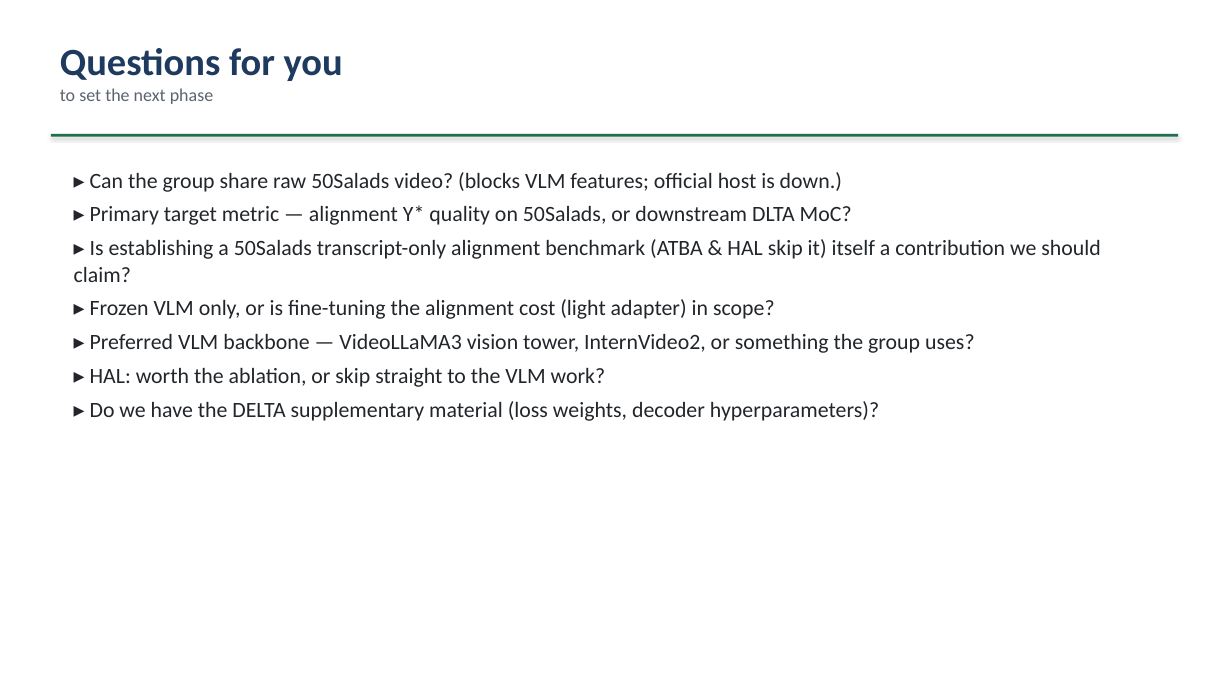
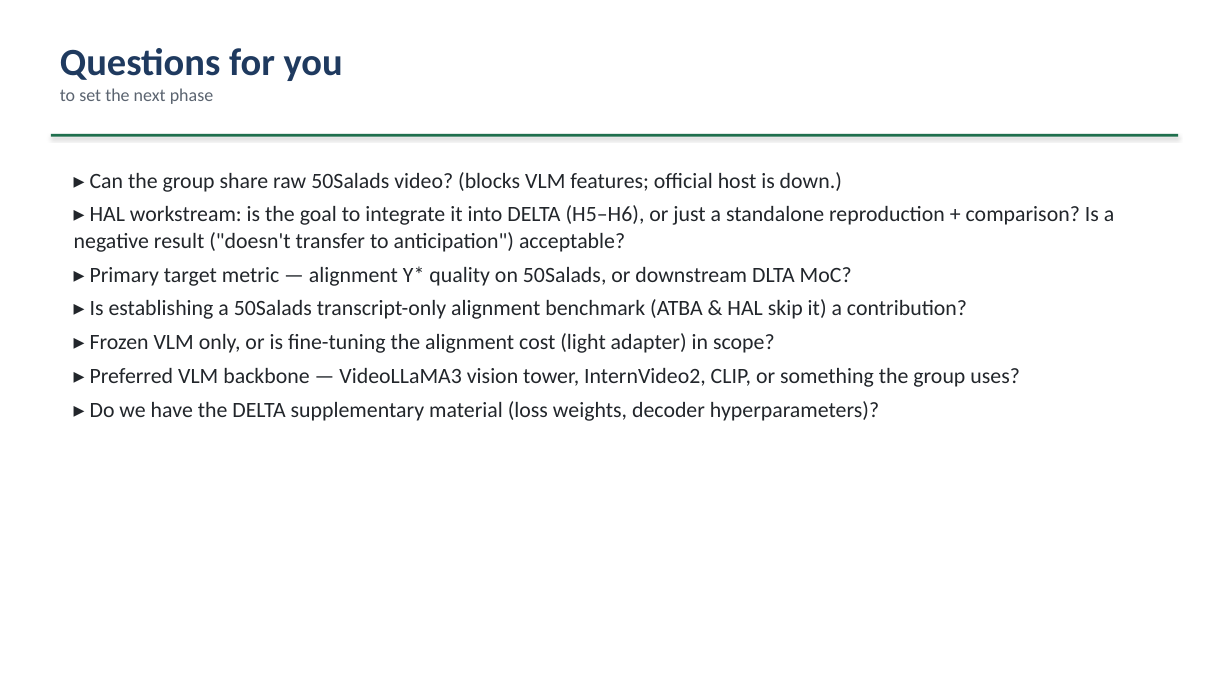
Before and after one commit to epayaslii/DELTA, a slide deck: slide 20 of slides/DELTA_progress_Mariella.pptx (slide 19 before the commit). Drawn at 1232x693 pixels with LibreOffice and Linux fonts; fonts in the diff are those of the drawing. Boxes give left, top, right and bottom in pixels: in the first picture for what was removed or moved away, otherwise in the second. Text is boxed around its words. In the diff, an @@ line names an element or a change of style, - is before the commit and + after.

Commit message:
Workstream split (Eliz->HAL, co-intern->CVA); adapt the deck
- docs/baselines-hal-cva.md: add the workstream split + Eliz's concrete HAL
  plan (H1-H7): reproduce ATBA/HAL on Breakfast, score pseudo-labels, get HAL
  running on 50Salads, port HAL into DELTA's --model_type atba, measure the
  effect on Obs%/Pred% MoC, ablate the 3 terms. Expected magnitude small; a
  clean negative is still a finding; diff_loss may transfer to the VLM aligner.
- slides/: deck adapted to the new scope -- HAL slide reframed as "my focus"
  with the open question, new CVA slide, two-axes + split slide, phased TA plan
  table, HAL H1-H7 table, "the VLM method where both workstreams land" slide,
  two-track sequencing table, updated questions. 21 slides.

```diff
--- a/slides/DELTA_progress_Mariella.pptx
+++ b/slides/DELTA_progress_Mariella.pptx
@@ text at <box>74,205,1114,252</box>: paragraph added @@
+▸ HAL workstream: is the goal to integrate it into DELTA (H5–H6), or just a standalone reproduction + comparison? Is a negative result ("doesn't transfer to anticipation") acceptable?
@@ text at <box>90,299,967,319</box>: text changed @@
-▸ Is establishing a 50Salads transcript-only alignment benchmark (ATBA & HAL skip it) itself a contribution we should claim?
+▸ Is establishing a 50Salads transcript-only alignment benchmark (ATBA & HAL skip it) a contribution?
@@ text at <box>90,368,1020,387</box>: text changed @@
-▸ Preferred VLM backbone — VideoLLaMA3 vision tower, InternVideo2, or something the group uses?
-▸ HAL: worth the ablation, or skip straight to the VLM work?
+▸ Preferred VLM backbone — VideoLLaMA3 vision tower, InternVideo2, CLIP, or something the group uses?
```
Also in this commit, not shown: 9 other slides changed, 5 slides added, 4 slides removed, 2 other files.
